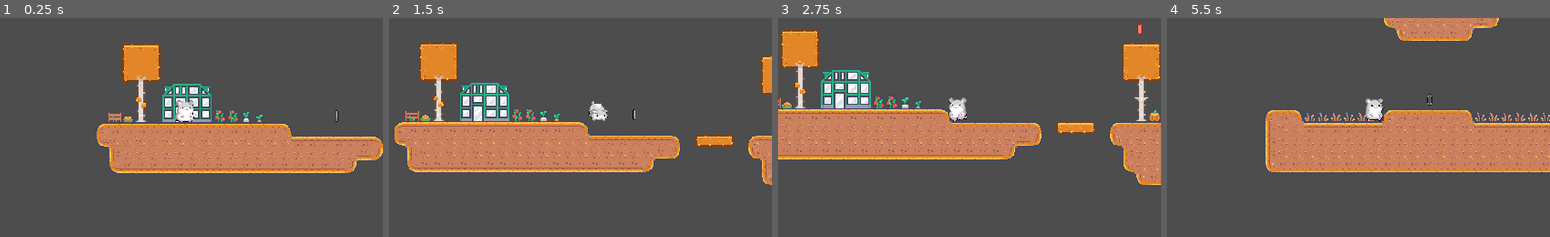
Above: before the commit, frames 1-4 (left to right).
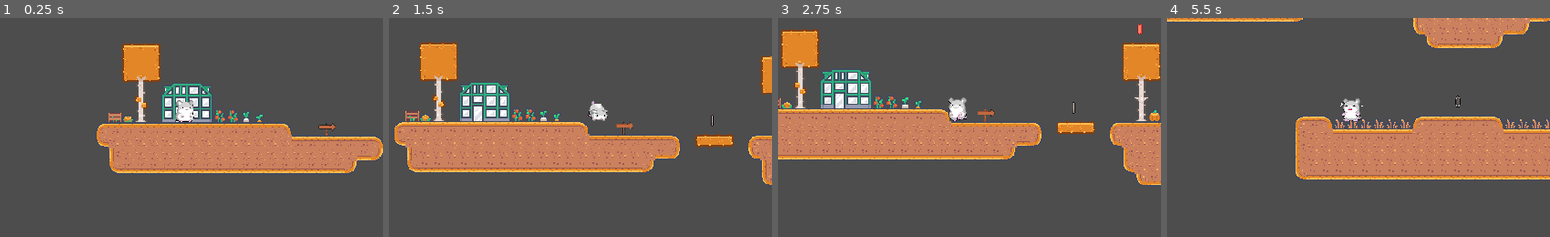
Above: after the commit, the same moments.

Repository: Gabriela-AVI/Hamster
Game: Godot game, scene res://scenes/Game1.tscn
Two runs of this game, one before a commit and one after it. Both use one fixed random seed, a clock stepped at 60 frames per second and the inputs below.
Inputs:
- Up to frame 1 (0.25 s): no input
- Up to frame 2 (1.5 s): hold D (move_right) from 0.53 s (still down); tap Shift (dash) at 0.6, 1.35 s; tap Space (jump) at 0.77 s
- Up to frame 3 (2.75 s): tap Space (jump) at 1.52 s; release D (move_right) at 2.03 s; hold A (move_left) from 2.03 s (still down); tap Shift (dash) at 2.1 s
- Up to frame 4 (5.5 s): release A (move_left) at 2.78 s; hold D (move_right) 2.78-4.28 s; tap Shift (dash) every 0.75 s from 2.85 to 5.1 s; tap Space (jump) at 3.02, 3.77, 4.52 s; hold A (move_left) 4.28-5.03 s; hold D (move_right) from 5.03 s (still down)

The runs differ from the first frame. In frame 1, 0.1% of the frame differs, in the area x 83-89%, y 42-54%; in frame 2, 0.2%; in frame 3, 0.1%; in frame 4, 16%, in the area x 0-100%, y 0-74%.

Commit message:
Die animation script

Diff:
--- a/characters_elements/player.gd
+++ b/characters_elements/player.gd
@@ -93,10 +93,20 @@
 		dash_direction = direction
 
 
-# RECOGER MONEDAS
-func recoger_moneda():
-	monedas += 1
-	print("DEBUG → Monedas recogidas: ", monedas)
+# FUNCIÓN MORIR
+func morir():
+	print("DEBUG → El jugador ha muerto")
+
+	# Dejar de mover
+	velocity = Vector2.ZERO
+	set_physics_process(false)
+
+	# Reproducir animación de muerte
+	$AnimatedSprite2D.play("die")
+
+	# Esperar un poco y reiniciar escena
+	await get_tree().create_timer(1.0).timeout
+	get_tree().reload_current_scene()
 
 
 # GANAR VIDA EXTRA
@@ -104,12 +114,21 @@
 	vida += cantidad
 	print("DEBUG → Vida actual: ", vida)
 
+
+# RECOGER MONEDAS
+func recoger_moneda():
+	monedas += 1
+	print("DEBUG → Monedas recogidas: ", monedas)
+
+
 # FUNCIÓN PARA PINCHOS
 func _on_area_2d_body_entered(body: Node2D) -> void:
 	vida -= 1
 	print("DEBUG → Vida actual: ", vida)
 	print("au")
-	pass # Replace with function body.
+
+	if vida <= 0:
+		morir()
 
 
 	# FUNCIÓN CURA
--- a/scenes/Game1.tscn
+++ b/scenes/Game1.tscn
@@ -1,8 +1,9 @@
-[gd_scene load_steps=7 format=4 uid="uid://dte0a5aprinvv"]
+[gd_scene load_steps=8 format=4 uid="uid://dte0a5aprinvv"]
 
 [ext_resource type="PackedScene" uid="uid://io67g1edo47j" path="res://characters_elements/player.tscn" id="1_fdxsg"]
 [ext_resource type="Texture2D" uid="uid://c3ygbsp5xy4lj" path="res://assets/tilemap_packed.png" id="1_mua0o"]
 [ext_resource type="PackedScene" uid="uid://c5b47xg0npppn" path="res://characters_elements/pipe.tscn" id="2_fdxsg"]
+[ext_resource type="Texture2D" uid="uid://dncdud5veafu7" path="res://assets/señal.png" id="2_mcjy6"]
 [ext_resource type="PackedScene" uid="uid://b1blv0vujrs7k" path="res://characters_elements/heart.tscn" id="5_mcjy6"]
 
 [sub_resource type="TileSetAtlasSource" id="TileSetAtlasSource_mua0o"]
@@ -160,6 +161,12 @@
 tile_map_data = PackedByteArray("AAD+/wAAAAACAAEAAAD//wAAAAACAAEAAAAAAAAAAAACAAEAAAABAAAAAAACAAEAAAD+/wEAAAACAAIAAAD+/w …(5712 unchanged characters)…
 tile_set = SubResource("TileSet_mcjy6")
 
+[node name="Señal" type="Sprite2D" parent="."]
+texture_filter = 1
+position = Vector2(-208, 6)
+scale = Vector2(0.390625, 0.390625)
+texture = ExtResource("2_mcjy6")
+
 [node name="CharacterBody2D" parent="." instance=ExtResource("1_fdxsg")]
 position = Vector2(-403, -24)
 
@@ -176,13 +183,13 @@
 position = Vector2(454, 97)
 
 [node name="pipe2" parent="." instance=ExtResource("2_fdxsg")]
-position = Vector2(147, -63)
+position = Vector2(616, 85)
 
 [node name="pipe3" parent="." instance=ExtResource("2_fdxsg")]
-position = Vector2(43, 182)
+position = Vector2(41, 175)
 
 [node name="pipe4" parent="." instance=ExtResource("2_fdxsg")]
-position = Vector2(-195, -13)
+position = Vector2(-88, -5)
 
 [node name="heart" parent="." instance=ExtResource("5_mcjy6")]
 position = Vector2(3, -112)
Binary file added: assets/señal.png
Not shown, added: assets/señal.png.import
